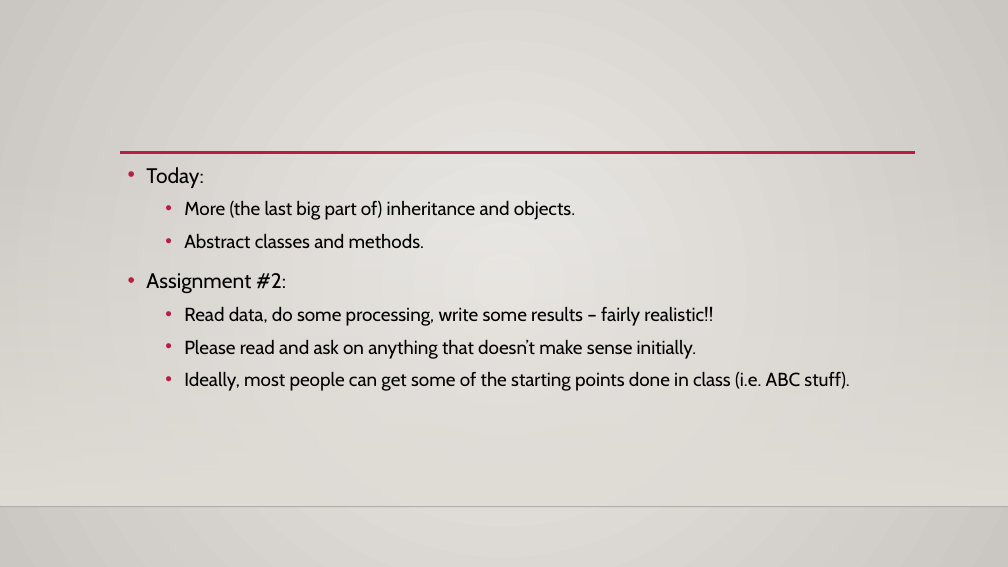
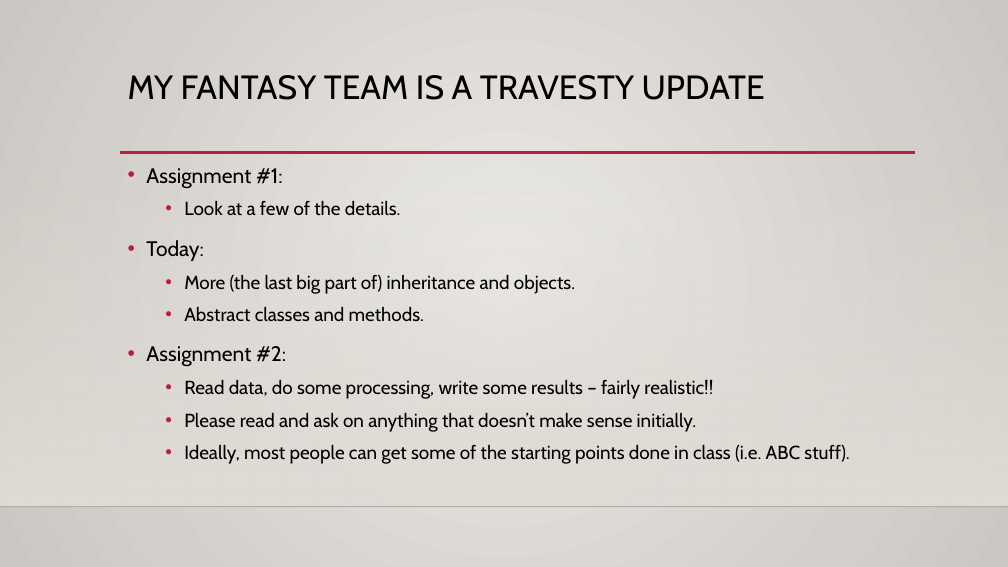
Before and after one commit to michaeljharris/Programming_Basics_for_ML, a slide deck: slide 1 of course_material/slides/022_mult_inh_abc.pptx. Drawn at 1008x567 pixels with LibreOffice and Linux fonts; fonts in the diff are those of the drawing; background and template pictures are left out. Boxes give left, top, right and bottom in pixels: in the first picture for what was removed or moved away, otherwise in the second. Text is boxed around its words. In the diff, an @@ line names an element or a change of style, - is before the commit and + after.

```diff
--- a/course_material/slides/022_mult_inh_abc.pptx
+++ b/course_material/slides/022_mult_inh_abc.pptx
@@ title added at [128, 75, 765, 100], 32 pt, text #000000 @@
+MY FANTASY TEAM IS A TRAVESTY UPDATE
@@ text at [146, 168, 401, 216]: paragraphs added @@
+• Assignment #1:
+  • Look at a few of the details.
```
Also in this commit, not shown: 1 other slide changed, 4 slides added, 3 other files.
